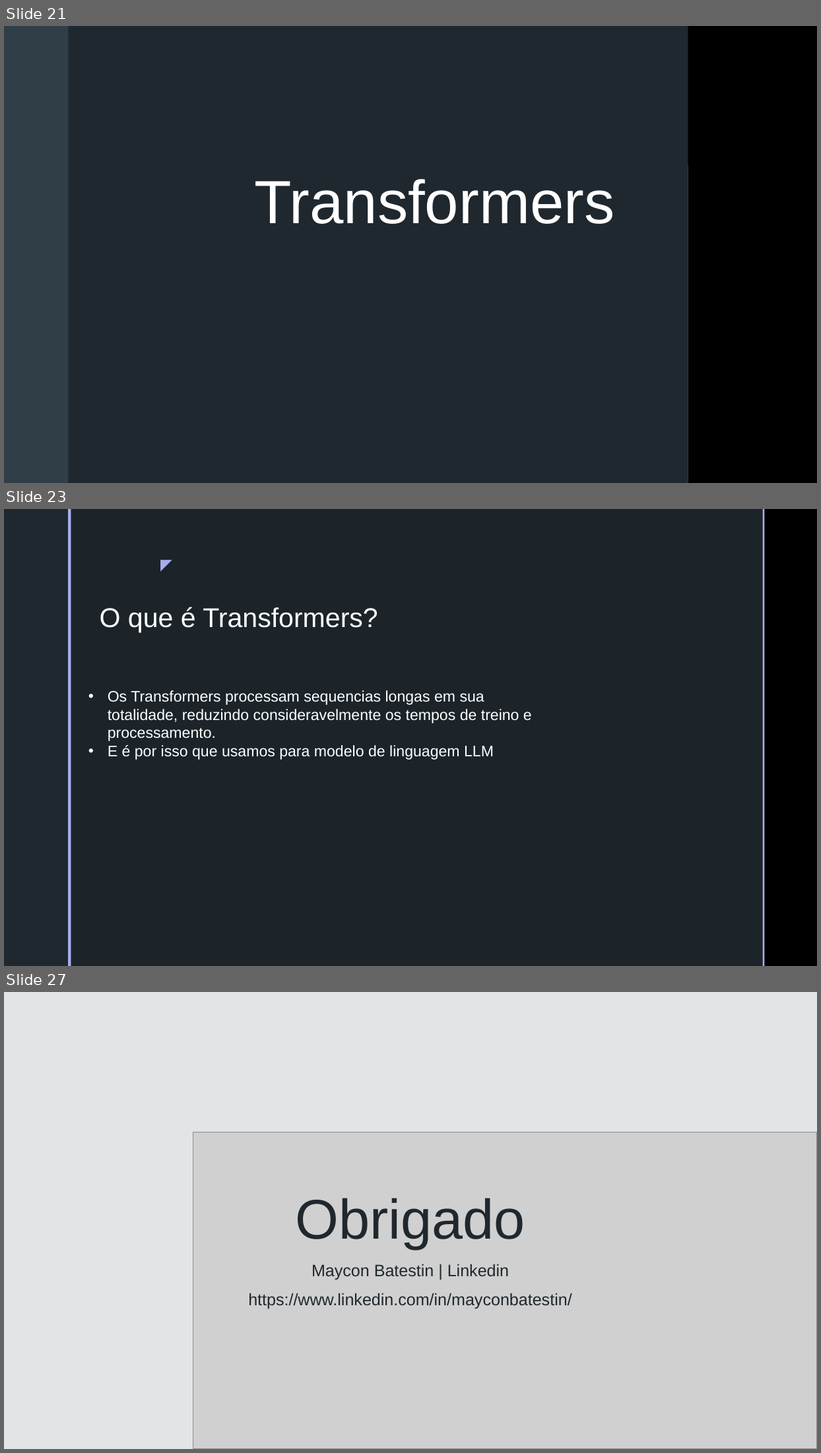
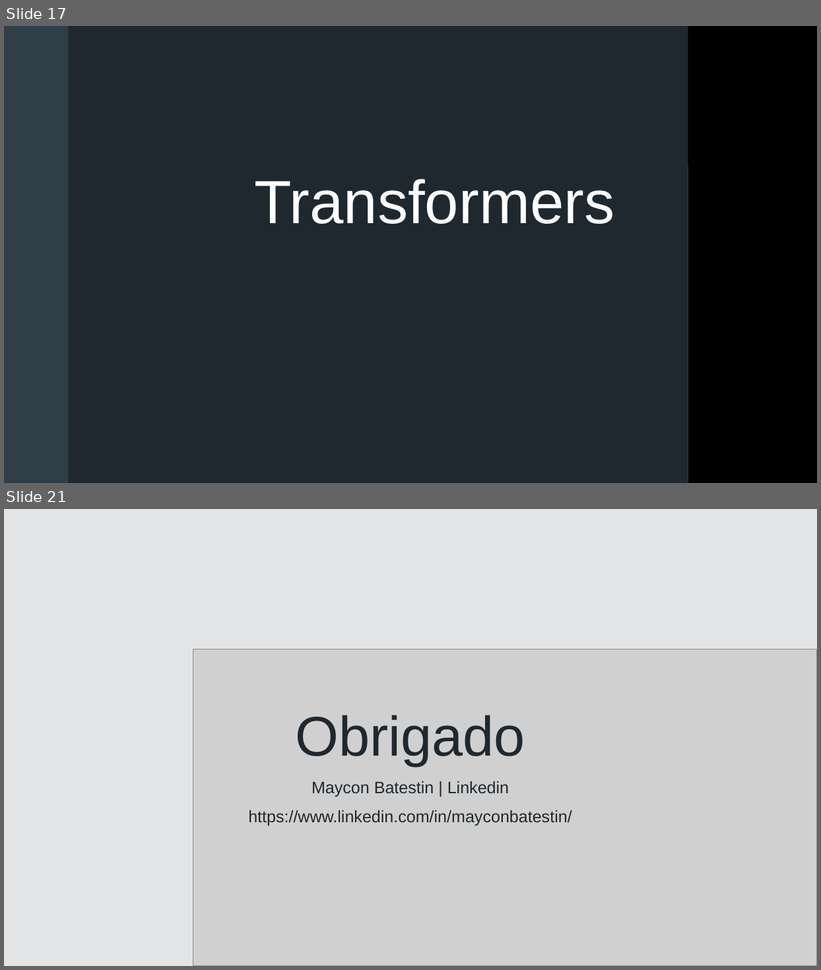
Before and after one commit to batestin1/code_the_future_diobot, a slide deck: materiais/LLM-DIO.pptx. Shown one above the other, each under a label of ours: slides 21, 23 and 27 before the commit, slides 17 and 21 after it; the slides between them are not shown. The pictures are 821x1453 and 821x970 pixels, drawn with LibreOffice and Linux fonts; fonts in the diff are those of the drawing; grey boxes stand for pictures; background and template pictures are left out. Boxes give left, top, right and bottom in pixels: in the first picture for what was removed or moved away, otherwise in the second. Text is boxed around its words. In the diff, an @@ line names an element or a change of style, - is before the commit and + after.

```diff
--- a/materiais/LLM-DIO.pptx
+++ b/materiais/LLM-DIO.pptx
@@ slide 23 removed at bbox=[4, 509, 817, 966], background picture (left out); not listed: 2 template elements that a slide beside it also shows @@
@@ rectangle removed at bbox=[4, 509, 68, 966] @@
@@ rectangle removed at bbox=[68, 509, 71, 966] @@
@@ text removed at bbox=[151, 552, 178, 576] @@
-◤
@@ text removed at bbox=[100, 607, 378, 633] @@
-O que é Transformers?
@@ text removed at bbox=[108, 691, 532, 760] @@
-• Os Transformers processam sequencias longas em sua totalidade, reduzindo consideravelmente os tempos de treino e processamento.
-• E é por isso que usamos para modelo de linguagem LLM
@@ what was slide 21 is now slide 17 @@
@@ what was slide 27 is now slide 21 @@
```
Also in this commit, not shown: 5 slides changed, 11 slides added, 16 other slides removed, 1 other file.
